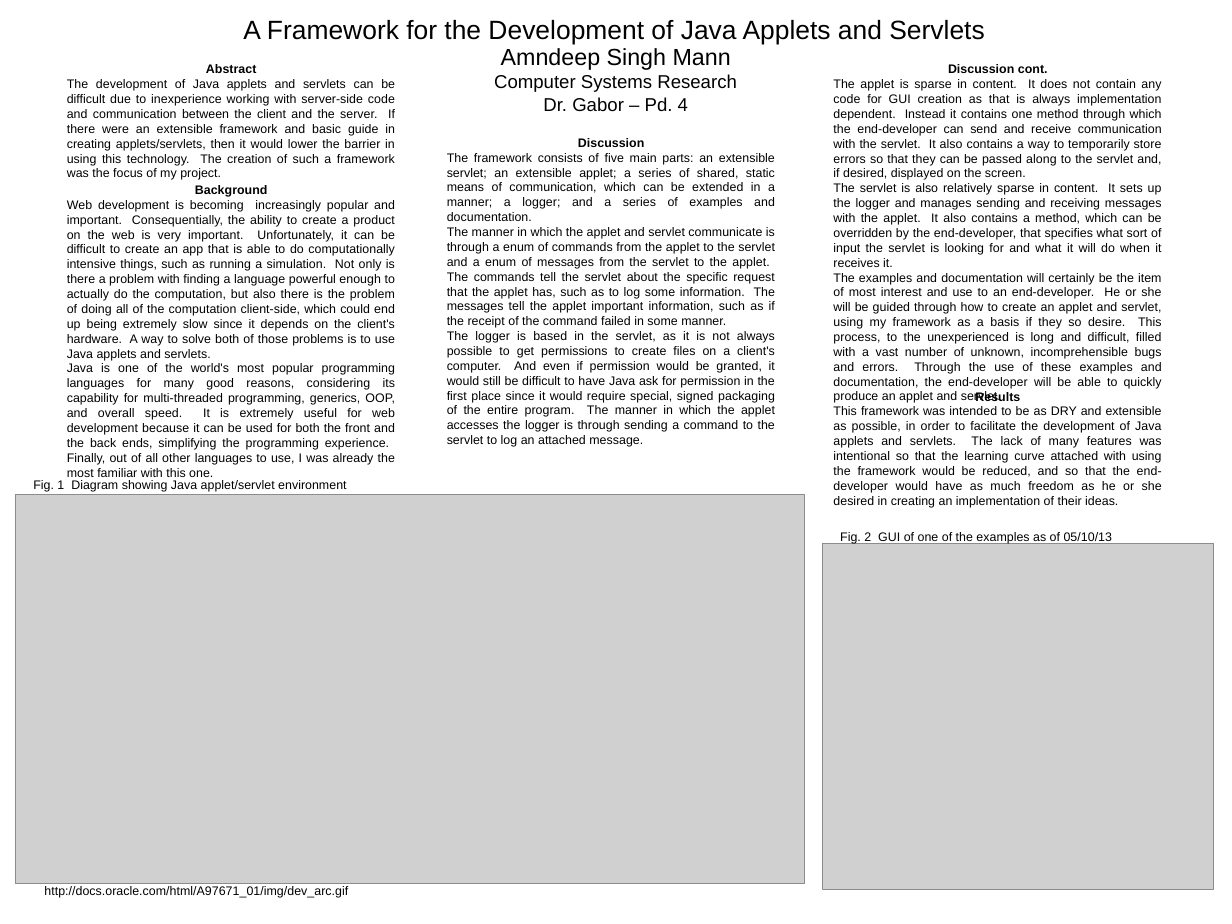
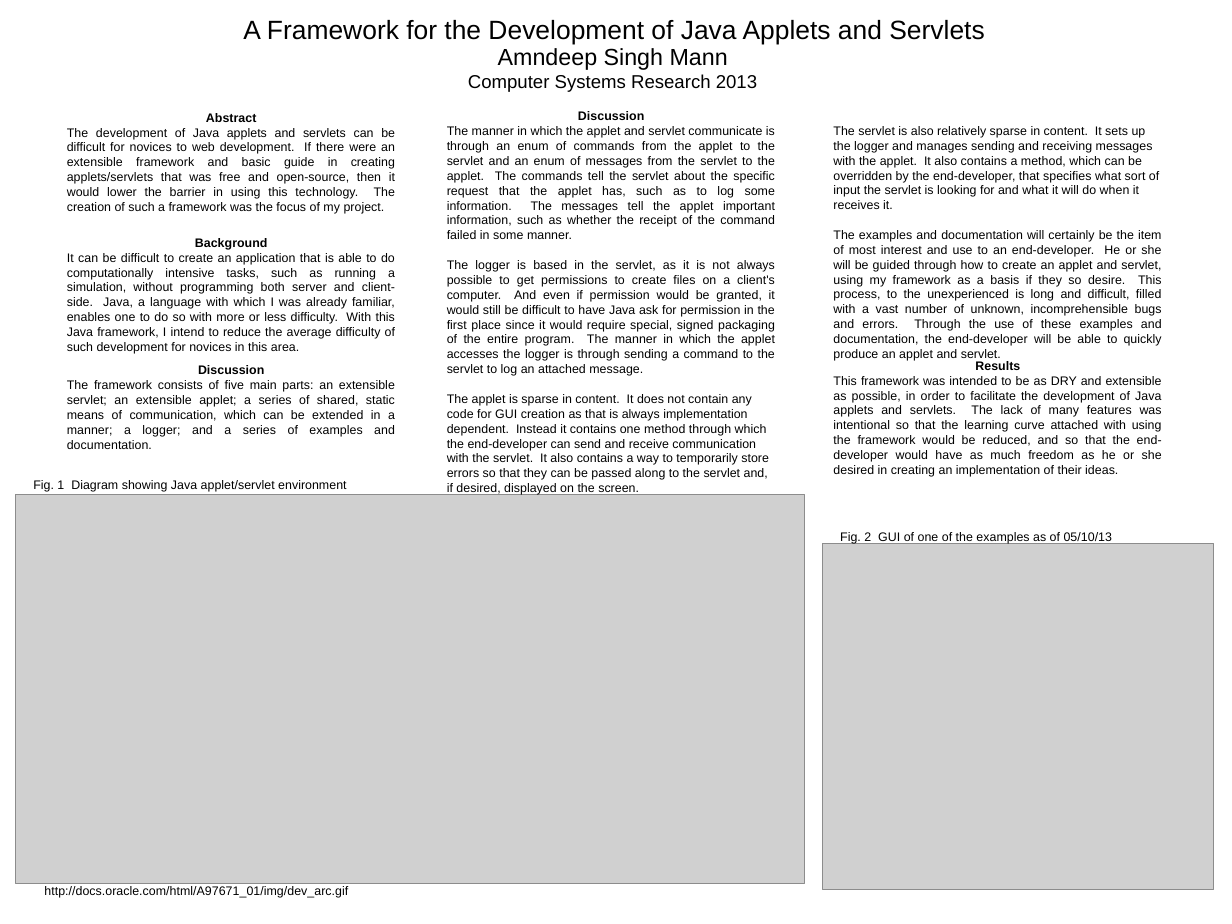
Before and after one commit to Amndeep7/Senior-Research-Project, a slide deck: slide 1 of Presentations/poster.odp. Drawn at 1232x924 pixels with LibreOffice and Linux fonts; fonts in the diff are those of the drawing; grey boxes stand for pictures. Boxes give left, top, right and bottom in pixels: in the first picture for what was removed or moved away, otherwise in the second. Text is boxed around its words. In the diff, an @@ line names an element or a change of style, - is before the commit and + after.

Commit message:
Made a poster for the project

```diff
--- a/Presentations/poster.odp
+++ b/Presentations/poster.odp
@@ text "Amndeep Singh Mann" moved from (x1=494, y1=48, x2=737, y2=112) to (x1=468, y1=48, x2=757, y2=92) @@
@@ text at (x1=468, y1=74, x2=757, y2=92): text changed @@
-Computer Systems Research
-Dr. Gabor – Pd. 4
+Computer Systems Research 2013
@@ text at (x1=833, y1=64, x2=1162, y2=180): paragraphs removed @@
-Discussion cont.
-The applet is sparse in content. It does not contain any code for GUI creation as that is always implementation dependent. Instead it contains one method through which the end-developer can send and receive communication with the servlet. It also contains a way to temporarily store errors so that they can be passed along to the servlet and, if desired, displayed on the screen.
@@ text "Abstract" moved from (x1=67, y1=64, x2=395, y2=180) to (x1=67, y1=113, x2=395, y2=214) @@
@@ text "Discussion" moved from (x1=447, y1=138, x2=775, y2=447) to (x1=447, y1=111, x2=775, y2=480) @@
@@ text "The servlet is also relatively ..." moved from (x1=833, y1=64, x2=1162, y2=403) to (x1=833, y1=126, x2=1162, y2=361) @@
@@ text at (x1=67, y1=128, x2=395, y2=214): text changed @@
-The development of Java applets and servlets can be difficult due to inexperience working with server-side code and communication between the client and the server. If there were an extensible framework and basic guide in creating applets/servlets, then it would lower the barrier in using this technology. The creation of such a framework was the focus of my project.
+The development of Java applets and servlets can be difficult for novices to web development. If there were an extensible framework and basic guide in creating applets/servlets that was free and open-source, then it would lower the barrier in using this technology. The creation of such a framework was the focus of my project.
@@ text at (x1=447, y1=126, x2=775, y2=239): text changed @@
-The framework consists of five main parts: an extensible servlet; an extensible applet; a series of shared, static means of communication, which can be extended in a manner; a logger; and a series of examples and documentation.
-The manner in which the applet and servlet communicate is through a enum of commands from the applet to the servlet and a enum of messages from the servlet to the applet. The commands tell the servlet about the specific request that the applet has, such as to log some information. The messages tell the applet important information, such as if the receipt of the command failed in some manner.
+The manner in which the applet and servlet communicate is through an enum of commands from the applet to the servlet and an enum of messages from the servlet to the applet. The commands tell the servlet about the specific request that the applet has, such as to log some information. The messages tell the applet important information, such as whether the receipt of the command failed in some manner.
@@ text at (x1=833, y1=126, x2=1159, y2=209): alignment justified to left @@
@@ text "Background" moved from (x1=67, y1=185, x2=395, y2=477) to (x1=67, y1=238, x2=395, y2=354) @@
@@ text at (x1=67, y1=253, x2=395, y2=354): text changed @@
-Web development is becoming increasingly popular and important. Consequentially, the ability to create a product on the web is very important. Unfortunately, it can be difficult to create an app that is able to do computationally intensive things, such as running a simulation. Not only is there a problem with finding a language powerful enough to actually do the computation, but also there is the problem of doing all of the computation client-side, which could end up being extremely slow since it depends on the client's hardware. A way to solve both of those problems is to use Java applets and servlets.
-Java is one of the world's most popular programming languages for many good reasons, considering its capability for multi-threaded programming, generics, OOP, and overall speed. It is extremely useful for web development because it can be used for both the front and the back ends, simplifying the programming experience. Finally, out of all other languages to use, I was already the most familiar with this one.
+It can be difficult to create an application that is able to do computationally intensive tasks, such as running a simulation, without programming both server and client-side. Java, a language with which I was already familiar, enables one to do so with more or less difficulty. With this Java framework, I intend to reduce the average difficulty of such development for novices in this area.
@@ text "Results" rewrapped from (x1=833, y1=391, x2=1162, y2=493) to (x1=833, y1=361, x2=1162, y2=477) @@
@@ text added at (x1=67, y1=365, x2=395, y2=449), 8 pt, text #000000 @@
+Discussion
+The framework consists of five main parts: an extensible servlet; an extensible applet; a series of shared, static means of communication, which can be extended in a manner; a logger; and a series of examples and documentation.
@@ text at (x1=447, y1=394, x2=769, y2=480): paragraph added @@
+The applet is sparse in content. It does not contain any code for GUI creation as that is always implementation dependent. Instead it contains one method through which the end-developer can send and receive communication with the servlet. It also contains a way to temporarily store errors so that they can be passed along to the servlet and, if desired, displayed on the screen.
```
